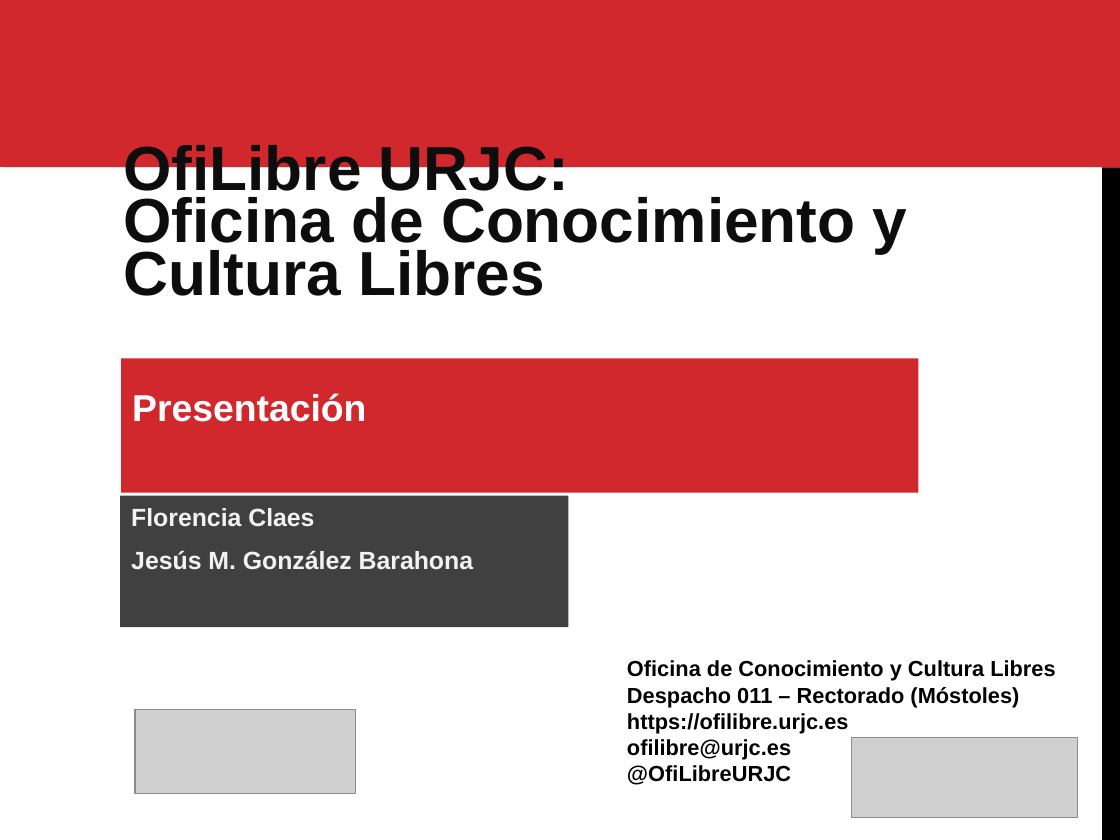
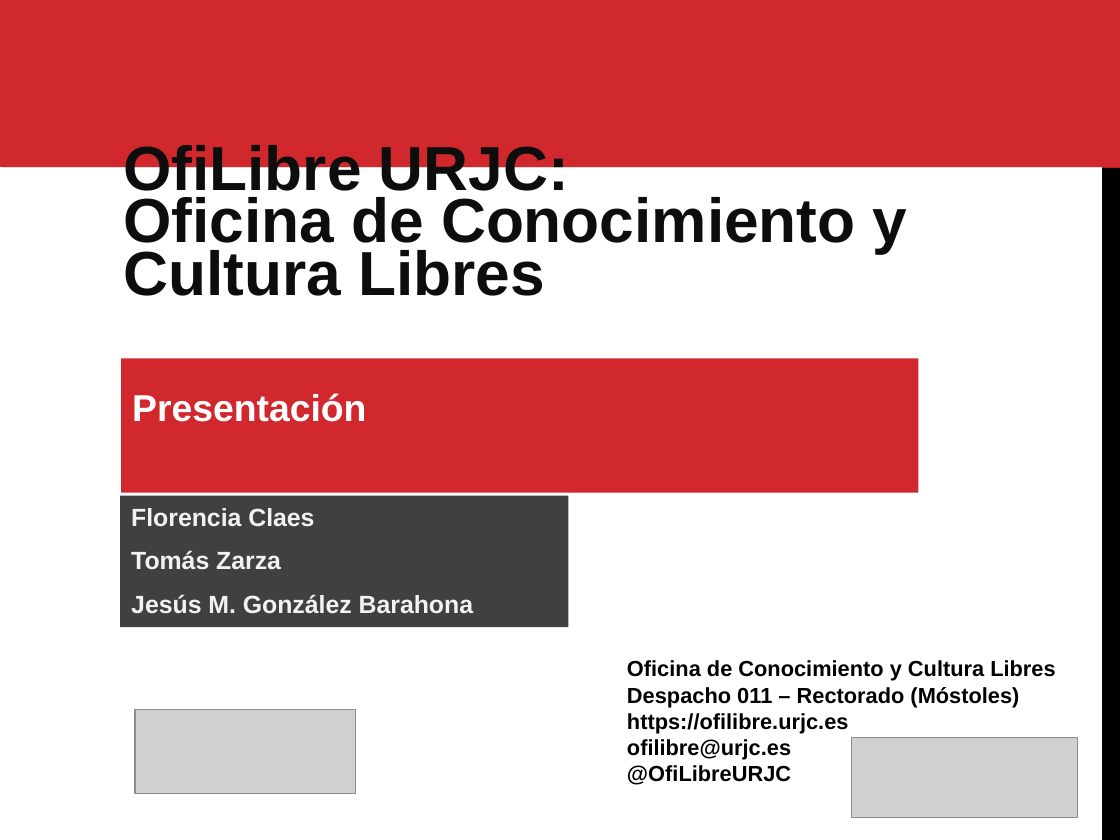
Before and after one commit to roberto-red/ofilibre, a slide deck: slide 1 of static/transpas/ofilibre/Ofilibre-presentacion.odp. Drawn at 1120x840 pixels with LibreOffice and Linux fonts; fonts in the diff are those of the drawing; grey boxes stand for pictures. Boxes give left, top, right and bottom in pixels: in the first picture for what was removed or moved away, otherwise in the second. Text is boxed around its words. In the diff, an @@ line names an element or a change of style, - is before the commit and + after.

```diff
--- a/static/transpas/ofilibre/Ofilibre-presentacion.odp
+++ b/static/transpas/ofilibre/Ofilibre-presentacion.odp
@@ text in rectangle at box(131, 550, 281, 570): paragraph added @@
+Tomás Zarza
```
Also in this commit, not shown: 5 other slides changed, 2 slides added, 1 other file.
